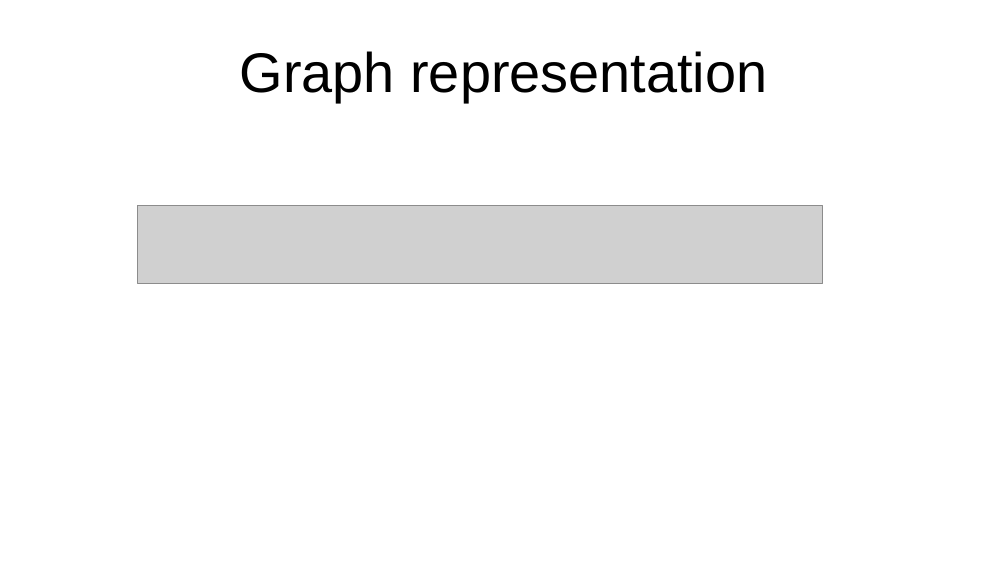
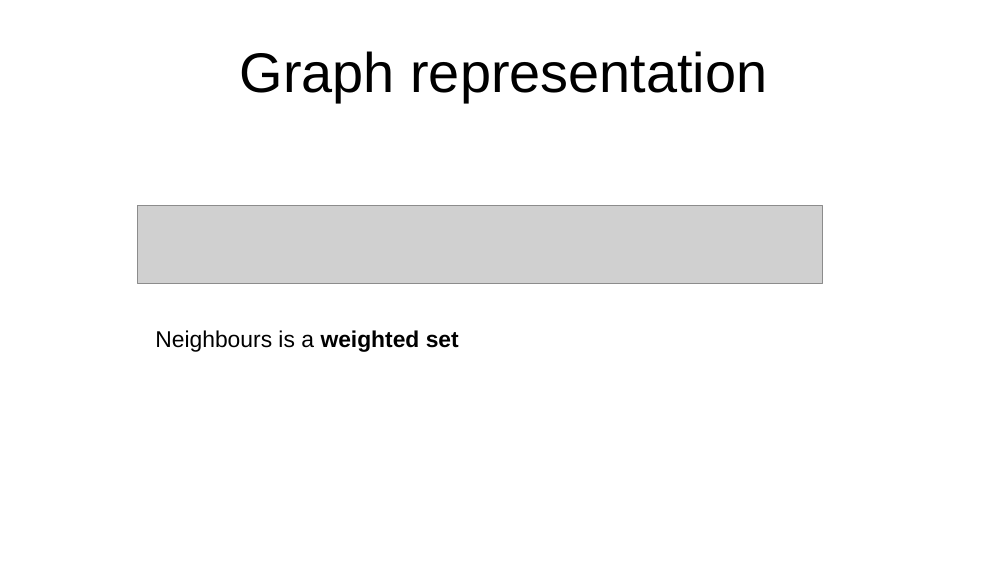
Before and after one commit to ThomdenDK/POCS, a slide deck: slide 5 of POCS_Exam.odp. Drawn at 1008x567 pixels with LibreOffice and Linux fonts; fonts in the diff are those of the drawing; grey boxes stand for pictures. Boxes give left, top, right and bottom in pixels: in the first picture for what was removed or moved away, otherwise in the second. Text is boxed around its words. In the diff, an @@ line names an element or a change of style, - is before the commit and + after.

```diff
--- a/POCS_Exam.odp
+++ b/POCS_Exam.odp
@@ text added at (155,330,459,352), 18 pt, text #000000 @@
+Neighbours is a weighted set
```
Also in this commit, not shown: 3 other slides changed, 14 slides added, 3 other files.
